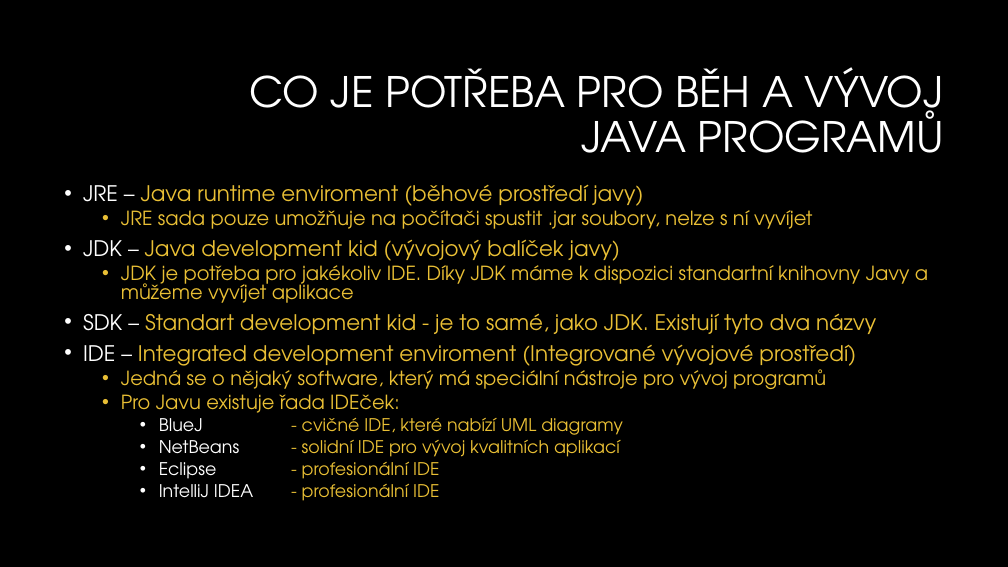
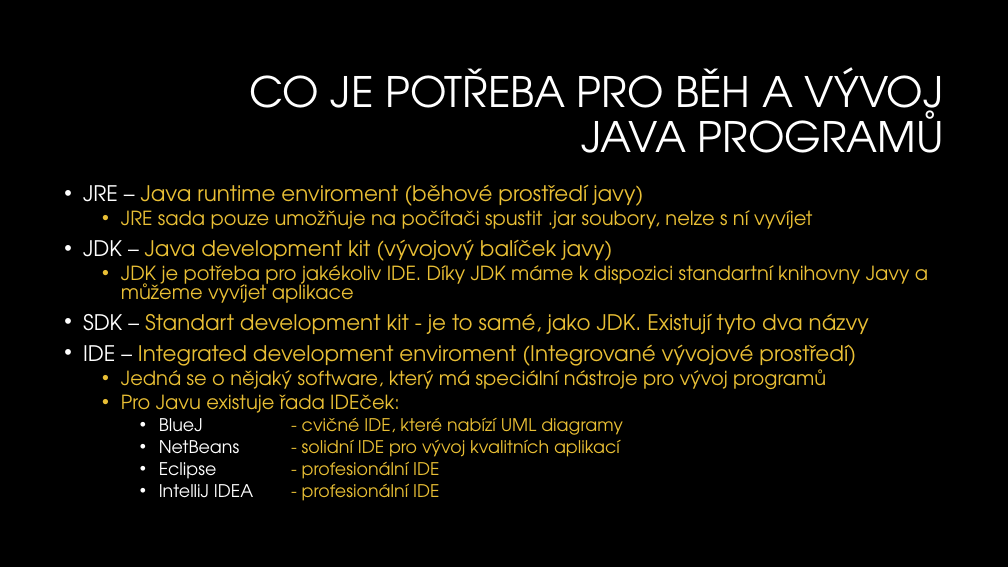
Before and after one commit to BrnoOstrava/Examples, a slide deck: slide 10 of 1.lekce.pptx. Drawn at 1008x567 pixels with LibreOffice and Linux fonts; fonts in the diff are those of the drawing; background and template pictures are left out. Boxes give left, top, right and bottom in pixels: in the first picture for what was removed or moved away, otherwise in the second. Text is boxed around its words. In the diff, an @@ line names an element or a change of style, - is before the commit and + after.

```diff
--- a/1.lekce.pptx
+++ b/1.lekce.pptx
@@ text at <box>83,239,612,267</box>: text changed @@
-• JDK – Java development kid (vývojový balíček javy)
+• JDK – Java development kit (vývojový balíček javy)
@@ text at <box>83,314,869,334</box>: text changed @@
-• SDK – Standart development kid - je to samé, jako JDK. Existují tyto dva názvy
+• SDK – Standart development kit - je to samé, jako JDK. Existují tyto dva názvy
```
Also in this commit, not shown: 2 other slides changed, 2 other files.
